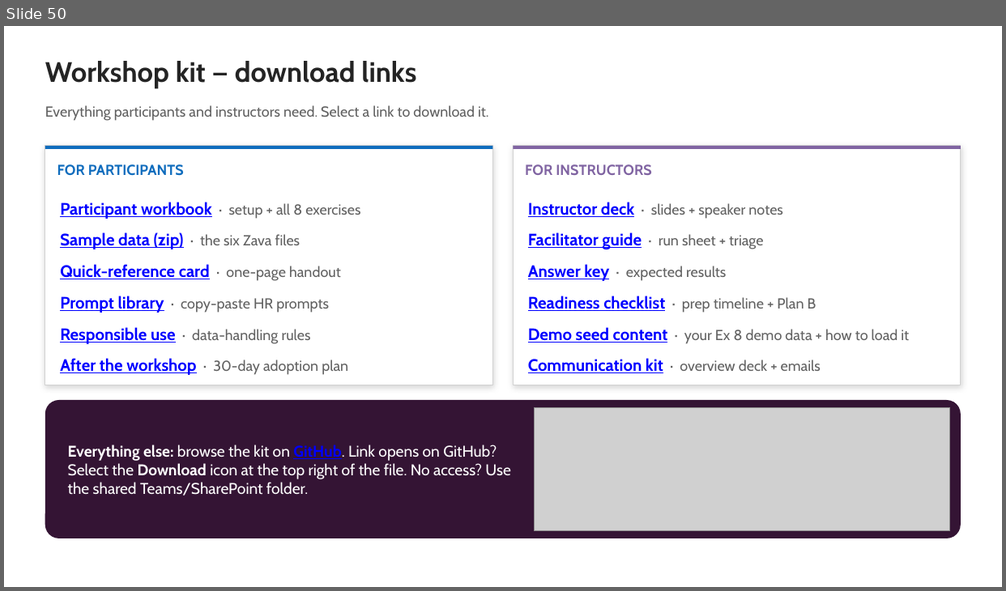
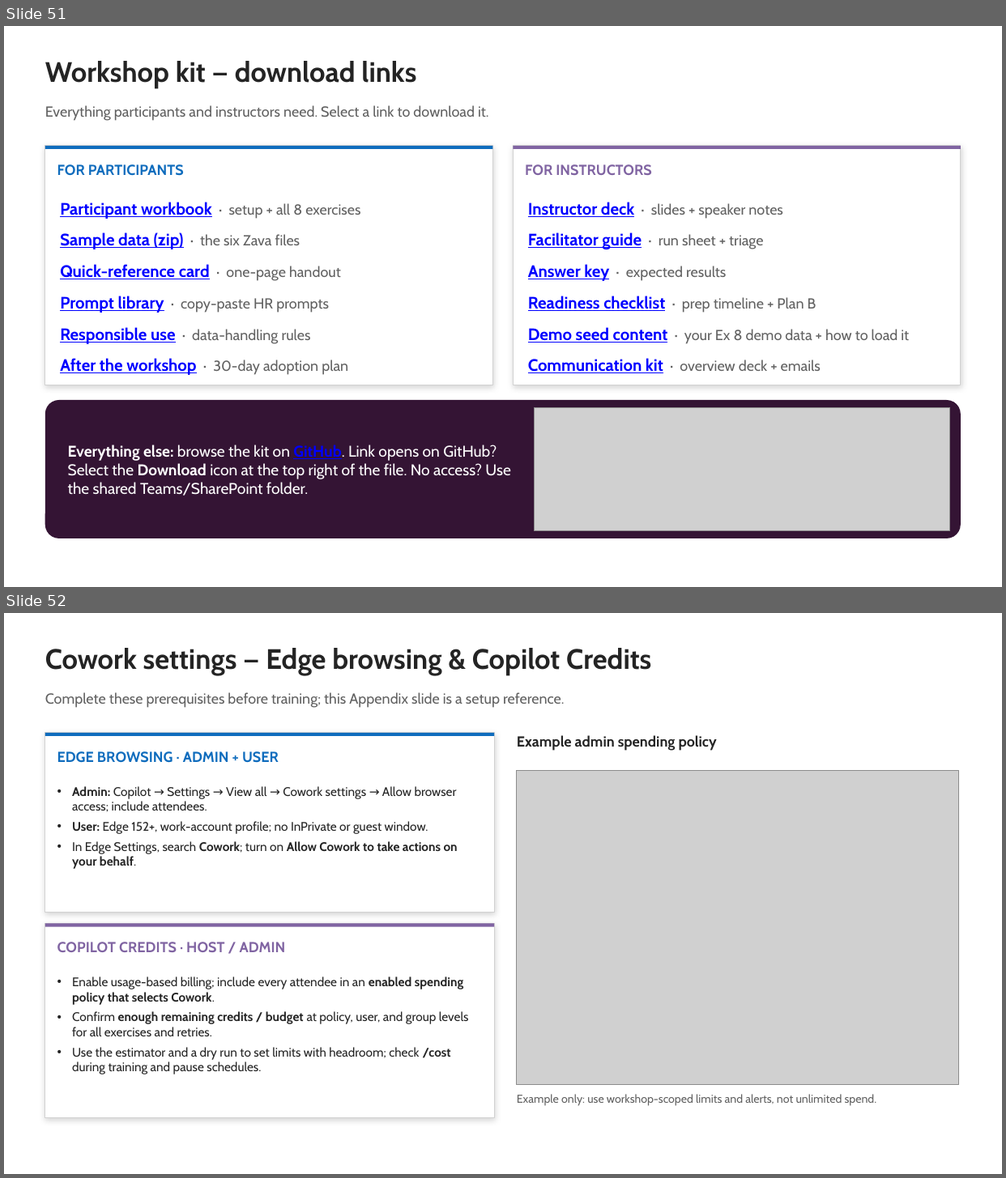
Before and after one commit to ragage/ai_hr_cowork_workshop, a slide deck: instructor/instructor-deck.pptx. Shown one above the other, each under a label of ours: slide 50 before the commit, slides 51 and 52 after it. The pictures are 1006x591 and 1006x1178 pixels, drawn with LibreOffice and Linux fonts; fonts in the diff are those of the drawing; grey boxes stand for pictures. Boxes give left, top, right and bottom in pixels: in the first picture for what was removed or moved away, otherwise in the second. Text is boxed around its words. In the diff, an @@ line names an element or a change of style, - is before the commit and + after.

```diff
--- a/instructor/instructor-deck.pptx
+++ b/instructor/instructor-deck.pptx
@@ slide 52 added at [4,613,1002,1174], background #FFFFFF @@
@@ text added at [45,648,651,675], 27 pt, text #242424, bold @@
+Cowork settings — Edge browsing & Copilot Credits
@@ text added at [45,692,564,708], 14 pt, text #616161 @@
+Complete these prerequisites before training; this Appendix slide is a setup reference.
@@ rectangle added at [45,733,494,913], fill #FFFFFF, outline #D1D1D1 0.75 pt @@
@@ rectangle added at [45,733,494,736], fill #0F6CBD @@
@@ text added at [57,752,279,763], 14 pt, text #0F6CBD, bold @@
+EDGE BROWSING · ADMIN + USER
@@ text added at [517,735,717,751], 14 pt, text #242424, bold @@
+Example admin spending policy
@@ picture added at [517,770,958,1085] @@
@@ text added at [72,786,458,869], 12 pt, text #242424 @@
+• Admin: Copilot → Settings → View all → Cowork settings → Allow browser access; include attendees.
+• User: Edge 152+, work-account profile; no InPrivate or guest window.
+• In Edge Settings, search Cowork; turn on Allow Cowork to take actions on your behalf.
@@ rectangle added at [45,924,494,1118], fill #FFFFFF, outline #D1D1D1 0.75 pt @@
@@ rectangle added at [45,924,494,926], fill #8064A2 @@
@@ text added at [57,942,286,952], 14 pt, text #8064A2, bold @@
+COPILOT CREDITS · HOST / ADMIN
@@ text added at [72,977,469,1075], 12 pt, text #242424 @@
+• Enable usage-based billing; include every attendee in an enabled spending policy that selects Cowork.
+• Confirm enough remaining credits / budget at policy, user, and group levels for all exercises and retries.
+• Use the estimator and a dry run to set limits with headroom; check /cost during training and pause schedules.
@@ text added at [517,1094,877,1106], 11 pt, text #616161 @@
+Example only: use workshop-scoped limits and alerts, not unlimited spend.
@@ what was slide 50 is now slide 51 @@
```
Also in this commit, not shown: 1 other slide added, 9 other files.
